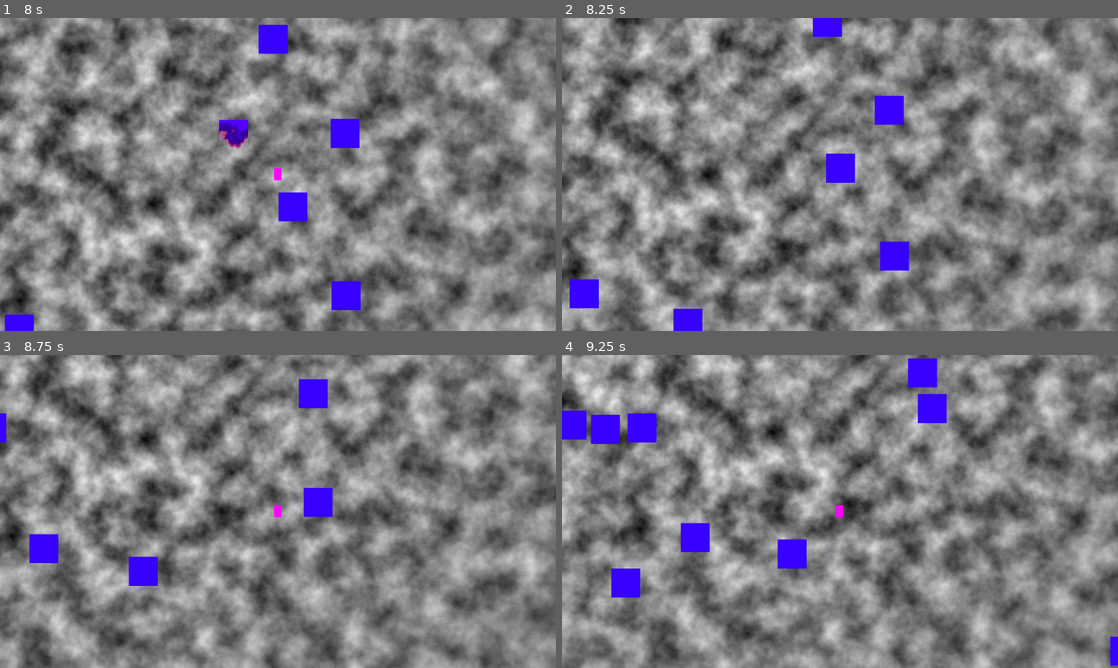
Above: before the commit, frames 1-4 (two rows, left to right).
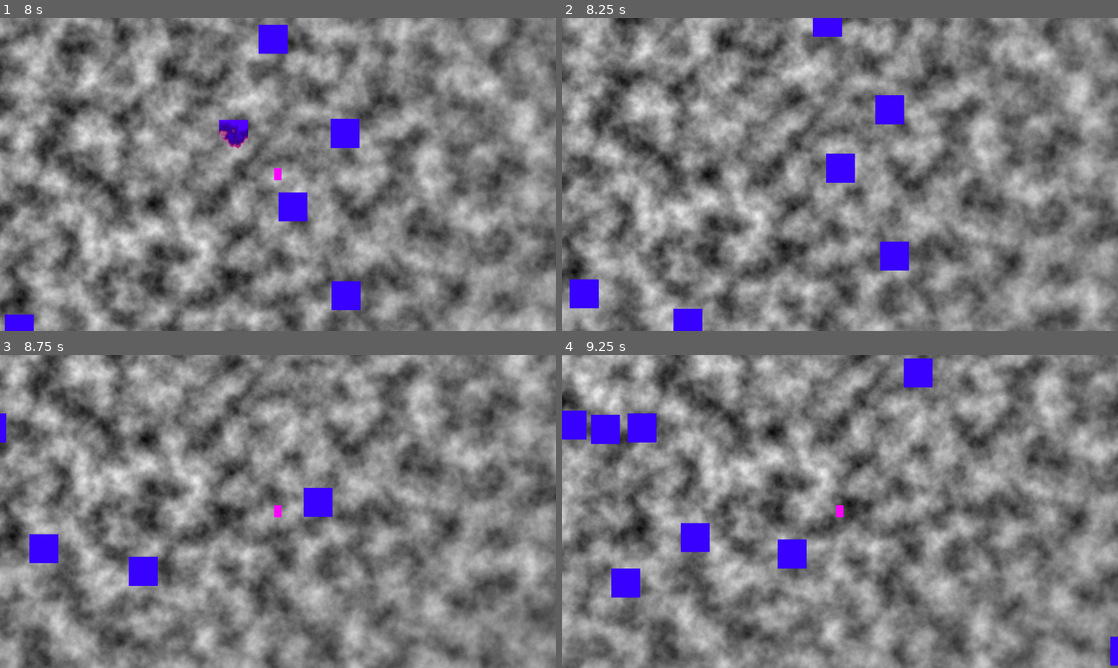
Above: after the commit, the same moments.

Repository: mabanana/survivor-dire
Game: Godot game, scene res://Scenes/main.tscn
Two runs of this game, one before a commit and one after it. Both use one fixed random seed, a clock stepped at 60 frames per second and the inputs below.
Inputs (mouse positions are in pixels of both pictures, inside the frame that each line leads up to):
- Up to frame 1 (8 s): tap Enter at 0.5 s; move the mouse to (400, 158) at 0.52 s; hold Right (ui_right) 0.53-1.28 s; tap E at 0.6, 6.6 s; click (400, 158) at 0.67 s; move the mouse to (166, 190) at 1.27 s; hold Down (ui_down) 1.28-2.03 s; tap Tab at 1.35, 7.35 s; click (166, 190) at 1.42 s; move the mouse to (333, 105) at 2.02 s; hold Right (ui_right) 2.03-2.78 s; tap 1 at 2.1 s; click (333, 105) at 2.17 s; move the mouse to (250, 237) at 2.77 s; hold Up (ui_up) 2.78-3.53 s; tap 2 at 2.85 s; click (250, 237) at 2.92 s; move the mouse to (444, 221) at 3.52 s; hold Left (ui_left) 3.53-5.03 s; tap 3 at 3.6 s; click (444, 221) at 3.67 s; move the mouse to (111, 127) at 4.27 s; tap 4 at 4.35 s; click (111, 127) at 4.42 s; move the mouse to (305, 174) at 5.02 s; hold Down (ui_down) 5.03-5.78 s; tap V at 5.1 s; click (305, 174) at 5.17 s; move the mouse to (194, 96) at 5.77 s; hold Right (ui_right) 5.78-6.53 s; tap X at 5.85 s; click (194, 96) at 5.92 s; move the mouse to (400, 158) at 6.52 s; hold Up (ui_up) 6.53-7.28 s; click (400, 158) at 6.67 s; move the mouse to (166, 190) at 7.27 s; hold Right (ui_right) from 7.28 s (still down); click (166, 190) at 7.42 s
- Up to frame 2 (8.25 s): move the mouse to (895, 105) at 8.02 s; release Right (ui_right) at 8.03 s; hold Down (ui_down) from 8.03 s (still down); tap 1 at 8.1 s; click (895, 105) at 8.17 s
- Up to frame 3 (8.75 s): keep holding Down (ui_down)
- Up to frame 4 (9.25 s): move the mouse to (812, 574) at 8.77 s; release Down (ui_down) at 8.78 s; hold Left (ui_left) from 8.78 s (still down); tap 2 at 8.85 s; click (812, 574) at 8.92 s

Frame 1 is identical in both runs. In frame 2, less than 0.1% of the frame differs, in the area x 56-62%, y 24-35%; in frame 3, 0.5%; in frame 4, 0.7%, in the area x 61-70%, y 1-22%.

Commit message:
Fix aimcast mouse position

Diff:
--- a/Scripts/aim_cast.gd
+++ b/Scripts/aim_cast.gd
@@ -14,7 +14,6 @@
 	target_position = Vector2.ZERO
 	force_shapecast_update()
 	var collision_data = _get_collision_result()
-	print(collision_data)
 	for collision in collision_data:
 		res.append(collision.collider.rid)
 
--- a/Scripts/player_controller.gd
+++ b/Scripts/player_controller.gd
@@ -45,7 +45,8 @@
 		_get_closest_enemy()
 
 func _get_colldiers(mouse_pos, radius):
-	return aim_cast.get_colldiers(mouse_pos + position, radius)
+	print("mouse_pos", mouse_pos)
+	return aim_cast.get_colldiers(mouse_pos - position, radius)
 
 func _attack(rid_array):
 	for i in range(len(rid_array)):
